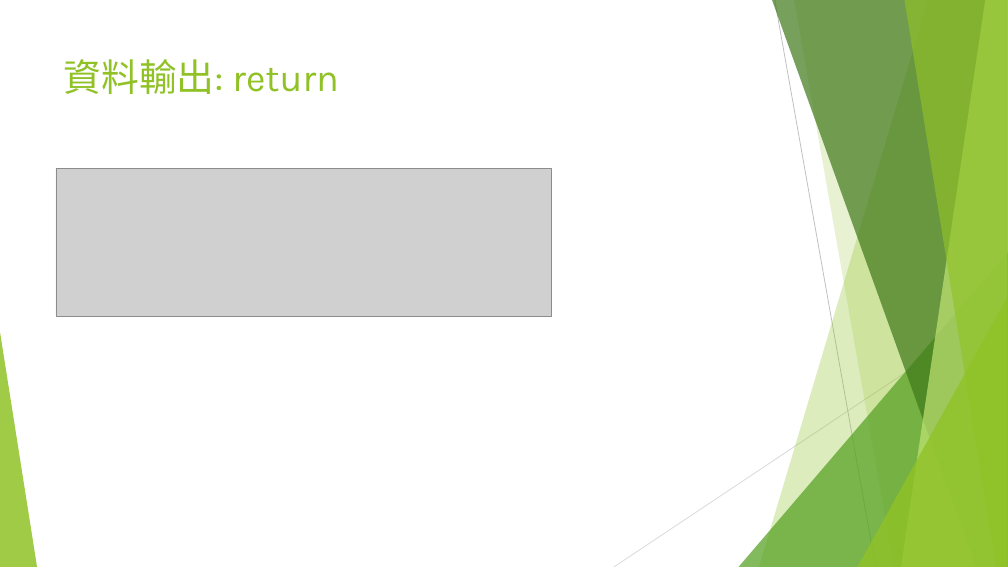
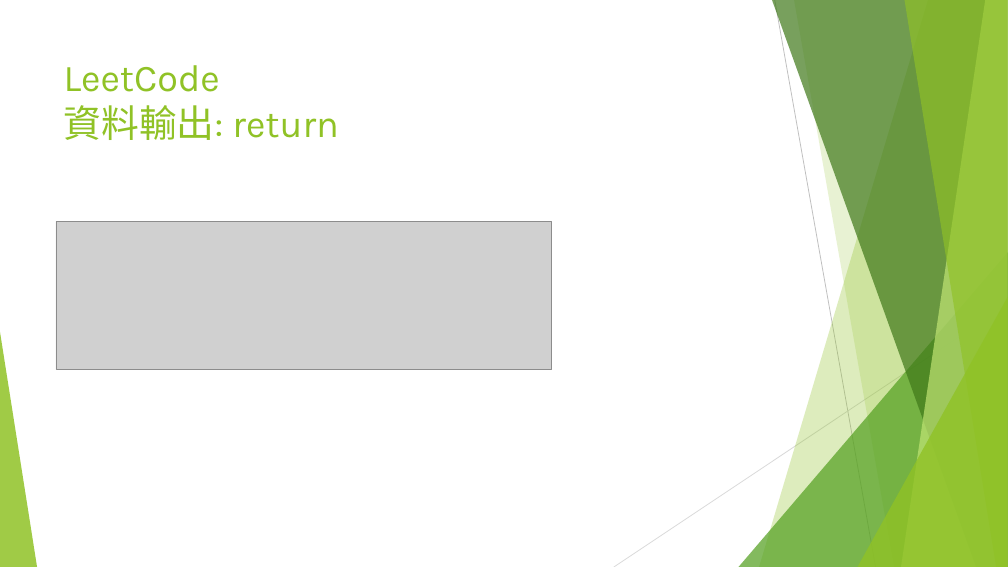
Before and after one commit to d823944/Python4Us, a slide deck: slide 7 of Slide_APCS/CH1 輸入輸出技巧.pptx (slide 6 before the commit). Drawn at 1008x567 pixels with LibreOffice and Linux fonts; fonts in the diff are those of the drawing; grey boxes stand for pictures. Boxes give left, top, right and bottom in pixels: in the first picture for what was removed or moved away, otherwise in the second. Text is boxed around its words. In the diff, an @@ line names an element or a change of style, - is before the commit and + after.

```diff
--- a/Slide_APCS/CH1 輸入輸出技巧.pptx
+++ b/Slide_APCS/CH1 輸入輸出技巧.pptx
@@ title at box(64, 65, 339, 140): text changed @@
-資料輸出: return
+LeetCode
+資料輸出: return
@@ picture: place and size @@
-picture at box(56, 168, 552, 316)
+picture at box(56, 222, 552, 370)
```
Also in this commit, not shown: 4 other slides changed, 1 slide added, 2 other files.
